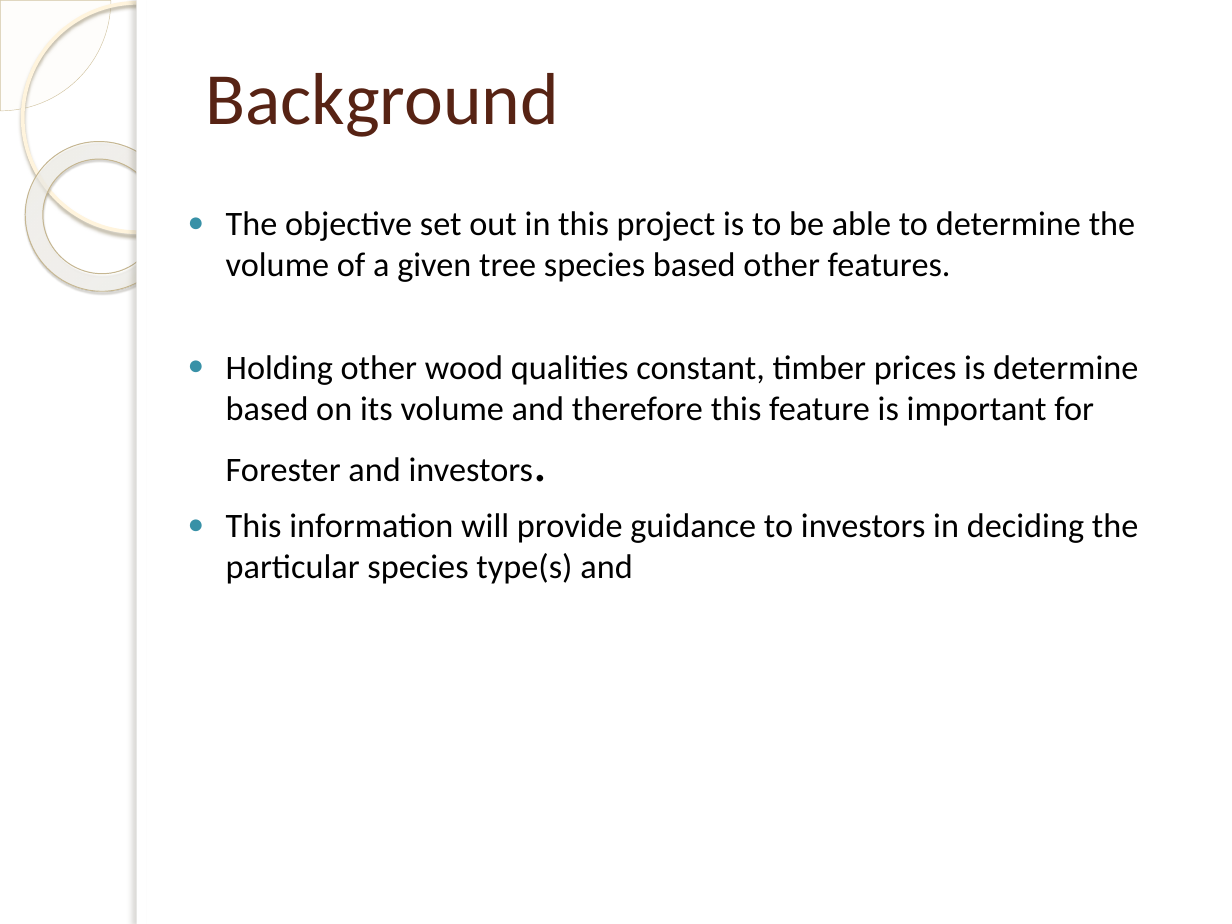
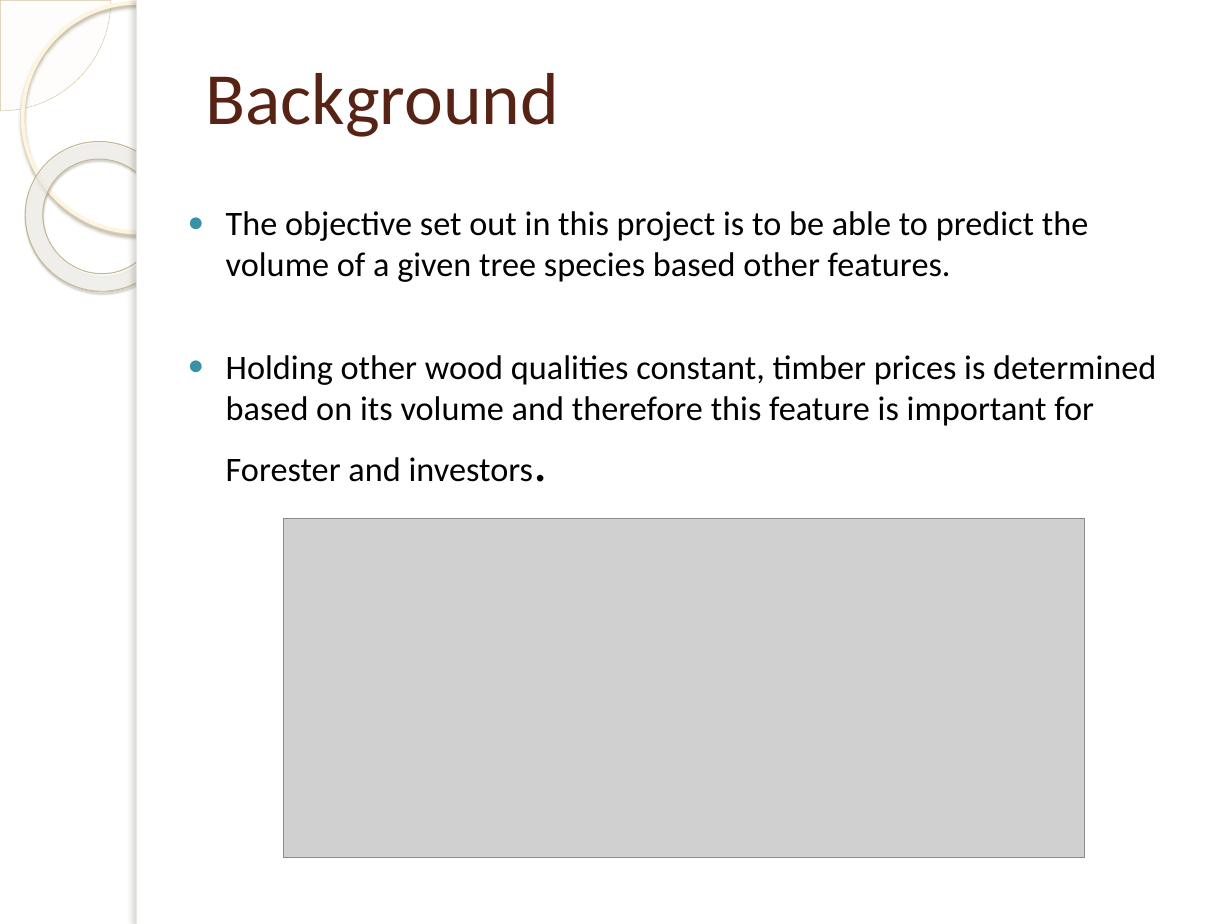
Before and after one commit to dnkansah-tieku/IronHack_Final_Project, a slide deck: slide 2 of Presentation.pptx. Drawn at 1232x924 pixels with LibreOffice and Linux fonts; fonts in the diff are those of the drawing; grey boxes stand for pictures; background and template pictures are left out. Boxes give left, top, right and bottom in pixels: in the first picture for what was removed or moved away, otherwise in the second. Text is boxed around its words. In the diff, an @@ line names an element or a change of style, - is before the commit and + after.

Commit message:
Presentation file

```diff
--- a/Presentation.pptx
+++ b/Presentation.pptx
@@ text at (x1=226, y1=211, x2=1156, y2=482): text changed @@
-● The objective set out in this project is to be able to determine the volume of a given tree species based other features.
-● Holding other wood qualities constant, timber prices is determine based on its volume and therefore this feature is important for Forester and investors.
-● This information will provide guidance to investors in deciding the particular species type(s) and
+● The objective set out in this project is to be able to predict the volume of a given tree species based other features.
+● Holding other wood qualities constant, timber prices is determined based on its volume and therefore this feature is important for Forester and investors.
@@ picture added at (x1=283, y1=519, x2=1084, y2=857) @@
```
Also in this commit, not shown: 2 other slides changed, 4 slides removed.
